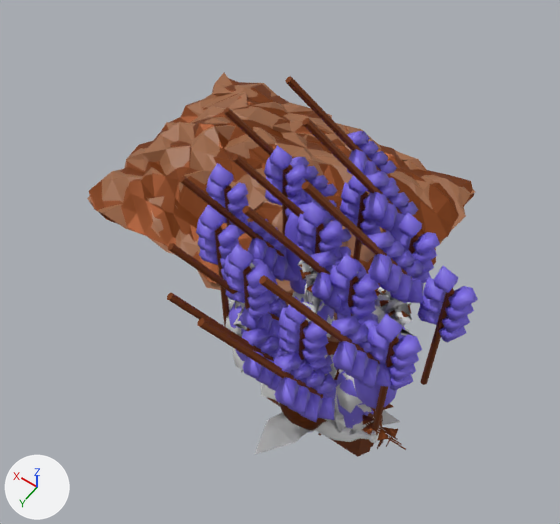
An edit to the Blender file Assets/Models/Botany.blend, drawn before and after from the same camera.
The view is the same before and after, from a camera (50 mm lens) standing at (-0.85, 1.41, 3.14) and looking at (0.31, -0.22, 0.59). Arrows for +X, +Y and +Z are at lower left; the lights stay in place.

In view in the first picture: 'BotanyTray_UseDirt2', 'Grow_Banana', 'Grow_Carrot', 'Grow_Eggplant', 'Grow_Mushroom', 'Grow_Tomato', 'Grow_Wheat', 'Plant_Banana'.
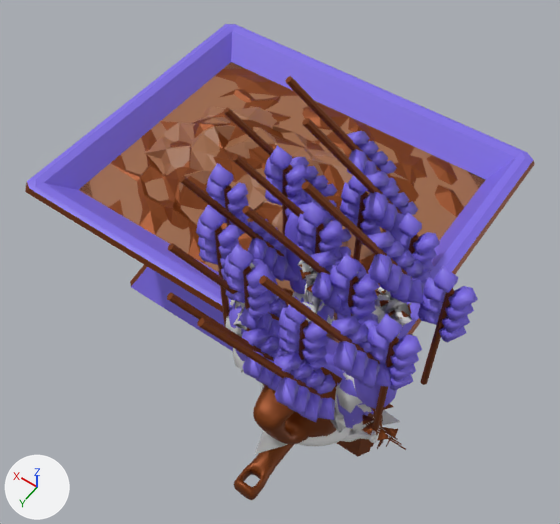
Changed parts and their boxes [x1, y1, x2, y2] in the pictures (560 x 524 px):
'BotanyTrayLight', shown (blue)
    after: [25, 24, 535, 383]
'BotanyTray_Use', shown (brown)
    after: [79, 63, 486, 343]
'Watering Can', added (brown)
    after: [253, 381, 337, 444]
'PestTool', added (brown)
    after: [234, 444, 294, 500]
'Fertilizer', added
    after: [298, 427, 349, 446]
'Grow_Eggplant', unchanged, covered by the edit
    both: [254, 382, 400, 455]

What changed in the scene script:
```text
Add me_cube_025:
    me_cube_025.from_pydata(...)  # 195 vertices, 154 faces, 1 loose edge; spans x 0.0..0.187, y -0.102..0.058, z -0.492..0.298
    me_cube_025.polygons.foreach_set('use_smooth', [True] * 154)
    # faces by material slot: [42, 112]
    me_cube_025.materials.append(mat_b_dirt1)  # brown #85400d
    me_cube_025.materials.append(mat_b_lights)  # blue #806de7
Add me_circle:
    me_circle.from_pydata(...)  # 153 vertices, 153 faces; spans x -0.278..0.234, y -0.013..0.293, z -0.262..0.239
    me_circle.polygons.foreach_set('use_smooth', [True] * 153)
Add me_cube_016:
    me_cube_016.from_pydata(...)  # 76 vertices, 58 faces; spans x 0.0..0.236, y -0.04..0.5, z -0.363..0.463
    # faces by material slot: [55, 3]
    me_cube_016.materials.append(mat_b_dirt1)  # brown #85400d
    me_cube_016.materials.append(mat_b_lights)  # blue #806de7
Change ob_botanytraylight:
    remove ob_botanytraylight.hide_set(True)
Change ob_botanytray_use:
    remove ob_botanytray_use.hide_set(True)
Add ob_pesttool:
    ob_pesttool = bpy.data.objects.new('PestTool', me_cube_025)
    ob_pesttool.location = (0.0, 0.0, 0.0)
    ob_pesttool.rotation_euler = (1.571, 0.0, 0.0)  # degrees (90, 0, 0)
    _m = ob_pesttool.modifiers.new('Mirror', 'MIRROR')
    _m.use_clip = True
    _m = ob_pesttool.modifiers.new('Subdivision', 'SUBSURF')
    _m.render_levels = 1
Add ob_fertilizer:
    ob_fertilizer = bpy.data.objects.new('Fertilizer', me_circle)
    ob_fertilizer.location = (0.0, 0.0, 0.0)
    ob_fertilizer.rotation_euler = (1.571, 0.0, 0.0)  # degrees (90, 0, 0)
    _m = ob_fertilizer.modifiers.new('Subdivision', 'SUBSURF')
    _m.levels = 2
Add ob_watering_can:
    ob_watering_can = bpy.data.objects.new('Watering Can', me_cube_016)
    ob_watering_can.location = (0.0, 0.0, 0.0)
    ob_watering_can.rotation_euler = (1.571, 0.0, 0.0)  # degrees (90, 0, 0)
    _m = ob_watering_can.modifiers.new('Mirror', 'MIRROR')
    _m.use_clip = True
    _m = ob_watering_can.modifiers.new('Subdivision', 'SUBSURF')
    _m.render_levels = 1
```
